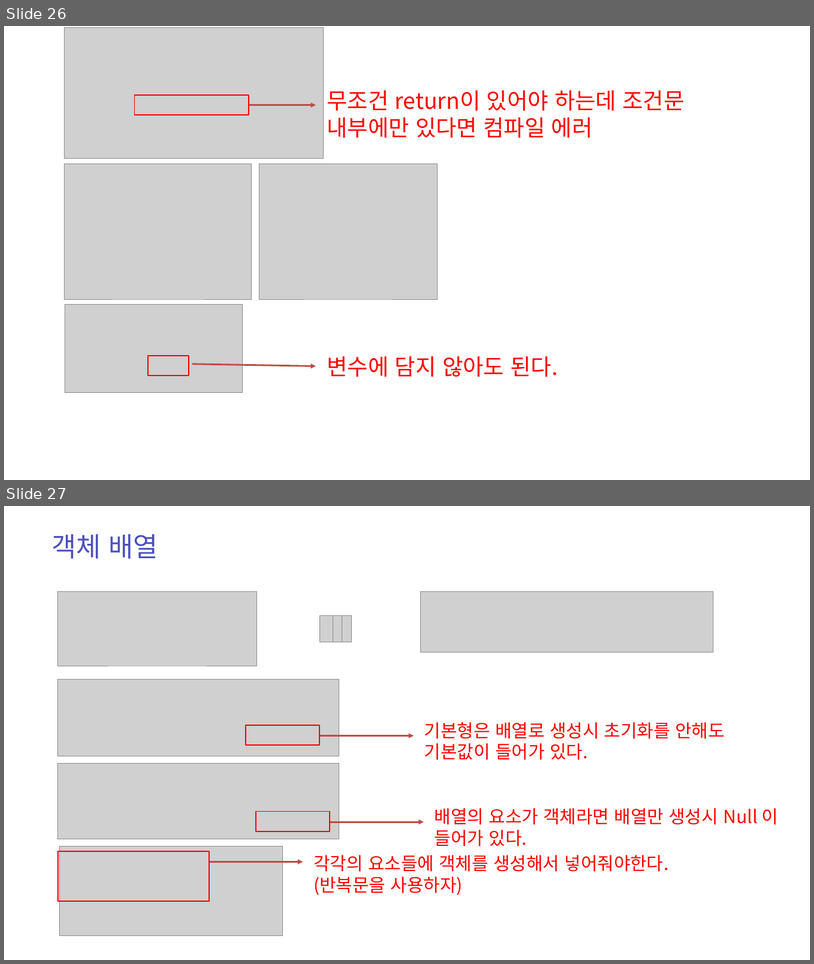
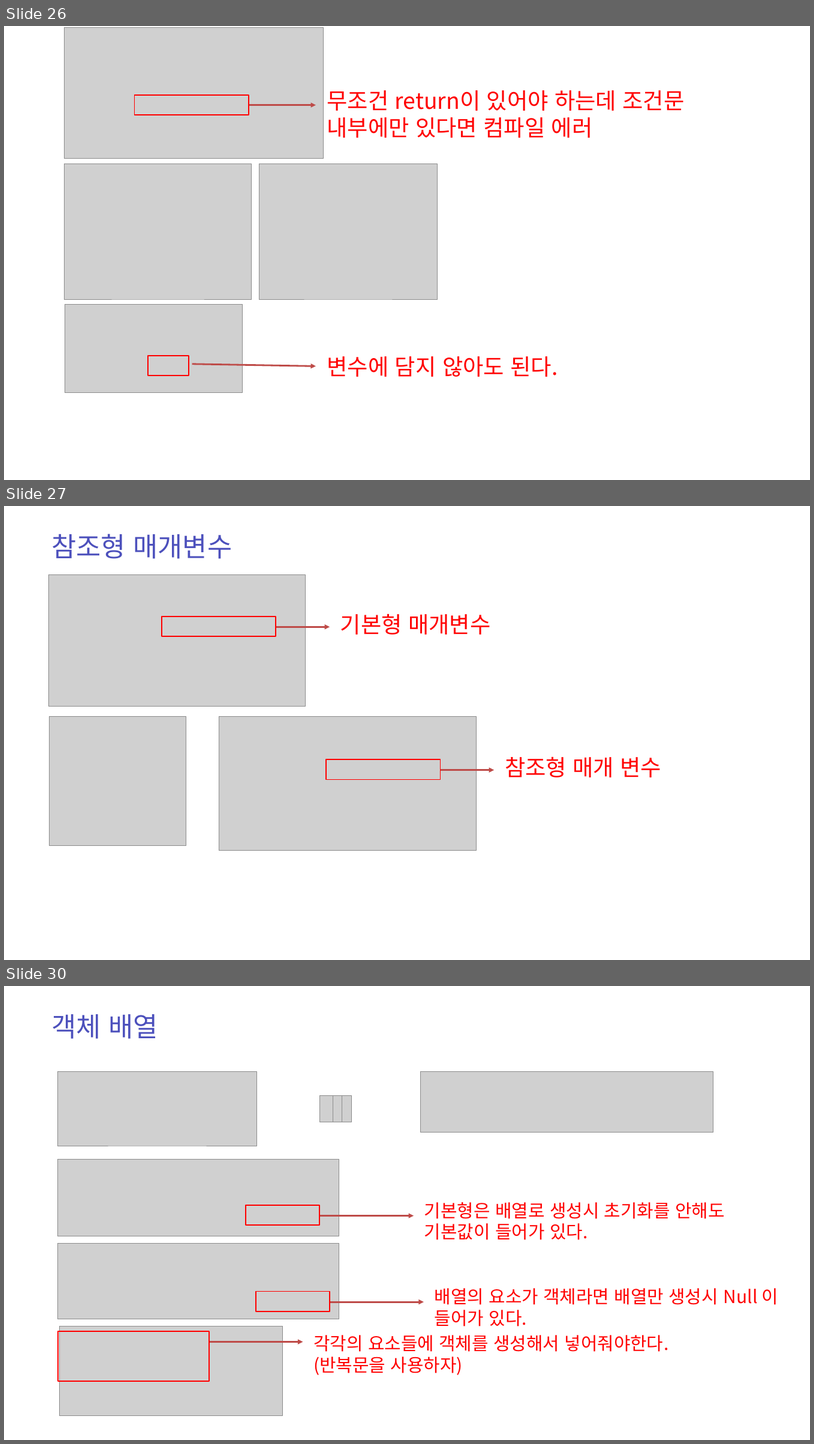
Before and after one commit to zest132/JavaLecture, a slide deck: JavaLecture/LectureFile/java 6강.pptx. Shown one above the other, each under a label of ours: slides 26 and 27 before the commit, slides 26, 27 and 30 after it; the slides between them are not shown. The pictures are 814x964 and 814x1444 pixels, drawn with LibreOffice and Linux fonts; fonts in the diff are those of the drawing; grey boxes stand for pictures. Boxes give left, top, right and bottom in pixels: in the first picture for what was removed or moved away, otherwise in the second. Text is boxed around its words. In the diff, an @@ line names an element or a change of style, - is before the commit and + after.

```diff
--- a/JavaLecture/LectureFile/java 6강.pptx
+++ b/JavaLecture/LectureFile/java 6강.pptx
@@ slide 27 added at box(4, 506, 810, 960), background #FFFFFF @@
@@ text added at box(51, 534, 233, 559), 48 pt, text #4C50BC @@
+참조형 매개변수
@@ picture added at box(48, 575, 305, 706) @@
@@ text added at box(341, 613, 491, 634), 40 pt, text #FF0000 @@
+기본형 매개변수
@@ rectangle added at box(162, 616, 276, 636), outline #FF0000 2 pt @@
@@ arrow added from (276, 627) to (330, 627), #BF4C48 3 pt @@
@@ picture added at box(49, 716, 186, 846) @@
@@ picture added at box(219, 717, 477, 850) @@
@@ text added at box(505, 756, 662, 777), 40 pt, text #FF0000 @@
+참조형 매개 변수
@@ rectangle added at box(326, 759, 440, 780), outline #FF0000 2 pt @@
@@ arrow added from (441, 769) to (494, 769), #BF4C48 3 pt @@
@@ what was slide 27 is now slide 30 @@
```
Also in this commit, not shown: 1 slide changed, 2 other slides added, 5 other files.
